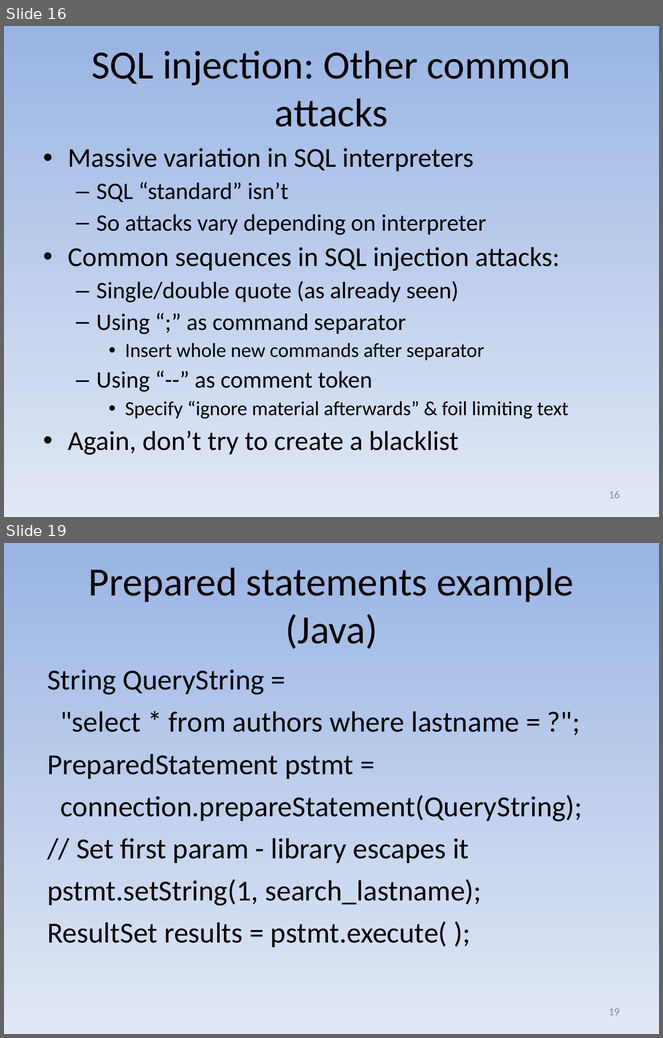
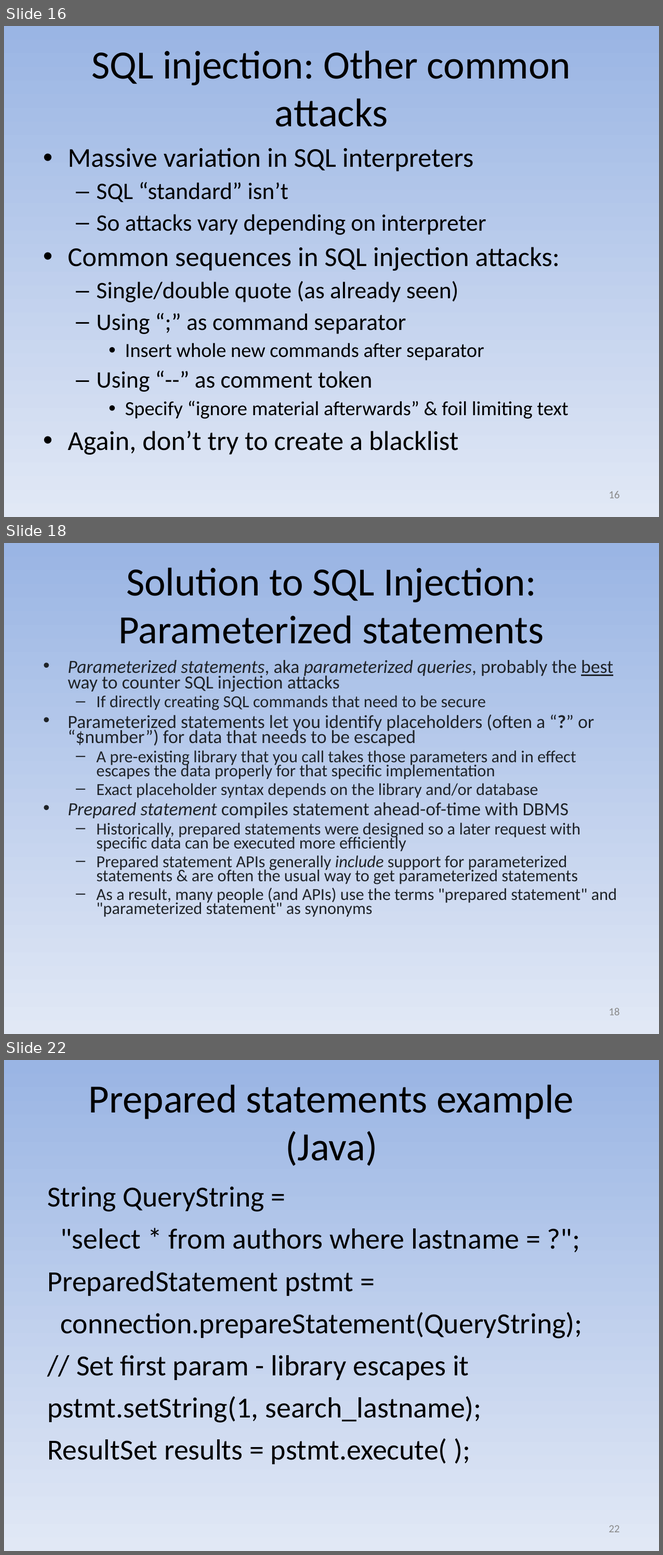
Before and after one commit to david-a-wheeler/david-a-wheeler.github.io, a slide deck: secure-class/presentations/Secure-Software-5-Call-Out.ppt. Shown one above the other, each under a label of ours: slides 16 and 19 before the commit, slides 16, 18 and 22 after it; the slides between them are not shown. The pictures are 663x1038 and 663x1555 pixels, drawn with LibreOffice and Linux fonts; fonts in the diff are those of the drawing. Boxes give left, top, right and bottom in pixels: in the first picture for what was removed or moved away, otherwise in the second. Text is boxed around its words. In the diff, an @@ line names an element or a change of style, - is before the commit and + after.

Commit message:
Update deck 5 to discuss "parameterized statements"
Prepared statements are one way to get parameterized
statements, but in some ecosystems there's more than
one way. Extend this discussion.

```diff
--- a/secure-class/presentations/Secure-Software-5-Call-Out.ppt
+++ b/secure-class/presentations/Secure-Software-5-Call-Out.ppt
@@ slide 18 added at (4,543,659,1034), background gradient #9AB5E4 to #E1E8F5 @@
@@ title added at (118,567,544,644), 44 pt, text #000000 @@
+Solution to SQL Injection: Parameterized statements
@@ text added at (68,660,617,917), 18.5 pt, text #1F2328 @@
+• Parameterized statements, aka parameterized queries, probably the best way to counter SQL injection attacks
+  – If directly creating SQL commands that need to be secure
+• Parameterized statements let you identify placeholders (often a “?” or “$number”) for data that needs to be escaped
+  – A pre-existing library that you call takes those parameters and in effect escapes the data properly for that specific implementation
+  – Exact placeholder syntax depends on the library and/or database
+• Prepared statement compiles statement ahead-of-time with DBMS
+  – Historically, prepared statements were designed so a later request with specific data can be executed more efficiently
+  – Prepared statement APIs generally include support for parameterized statements & are often the usual way to get parameterized statements
+  – As a result, many people (and APIs) use the terms "prepared statement" and "parameterized statement" as synonyms
@@ page number added at (609,1008,620,1016), 12 pt, text #898989 @@
+18
@@ what was slide 19 is now slide 22 @@
@@ page number at (609,1525,620,1533): text changed @@
-19
+22
```
Also in this commit, not shown: 7 slides changed, 5 other slides added.
